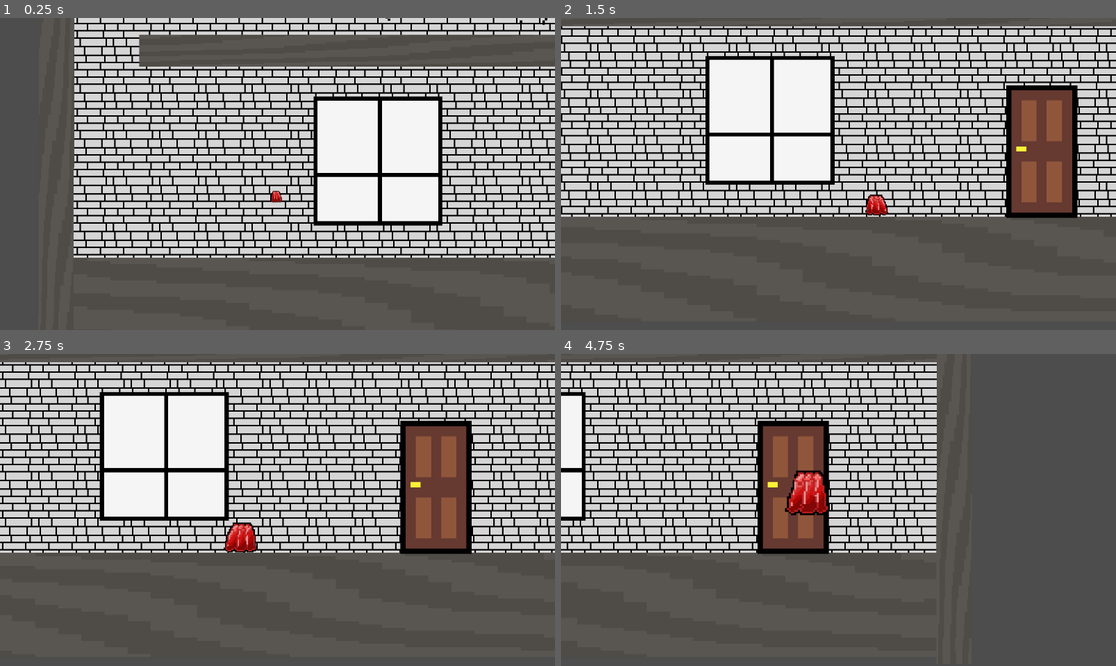
Above: before the commit, frames 1-4 (two rows, left to right).
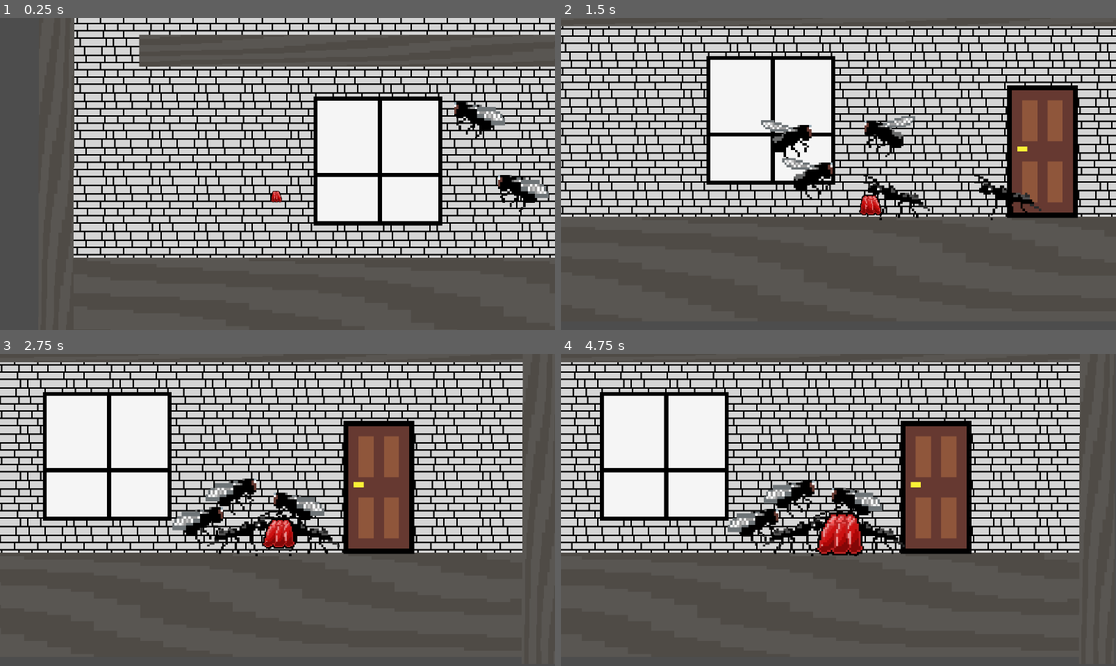
Above: after the commit, the same moments.

Repository: Razen-MIREA/metamorphozis
Game: Godot game, scene res://Game.tscn
The game is run twice, just before and just after one commit, with the same random seed, the same clock (stepped at 60 frames per second) and the same inputs.
Inputs (mouse positions are in pixels of both pictures, inside the frame that each line leads up to):
- Up to frame 1 (0.25 s): no input
- Up to frame 2 (1.5 s): move the mouse to (960, 158) at 0.52 s; hold D (right) from 0.53 s (still down); click (960, 158) at 0.67 s; tap Space (Jump) at 0.77 s; move the mouse to (727, 189) at 1.27 s
- Up to frame 3 (2.75 s): tap Space (Jump) at 1.52 s; move the mouse to (333, 441) at 2.02 s; release D (right) at 2.03 s; hold A (left) from 2.03 s (still down)
- Up to frame 4 (4.75 s): move the mouse to (810, 572) at 2.77 s; release A (left) at 2.78 s; hold D (right) 2.78-4.28 s; click (810, 572) at 2.92 s; tap Space (Jump) at 3.02, 3.77, 4.52 s; move the mouse to (1005, 556) at 3.52 s; move the mouse to (672, 463) at 4.27 s; hold A (left) from 4.28 s (still down)

The runs differ from the first frame. In frame 1, 1.0% of the frame differs, in the area x 69-99%, y 0-63%; in frame 2, 8.9%; in frame 3, 30%; in frame 4, 39%, in the area x 0-94%, y 2-65%.

Commit message:
Enemies
- added enemy logic
- health bar 'asset'

Diff:
--- a/Game.tscn
+++ b/Game.tscn
@@ -6,9 +6,9 @@
 [ext_resource type="Texture2D" uid="uid://bycv43sdpgedd" path="res://assets/sprites/Door.png" id="4_t88pq"]
 [ext_resource type="Texture2D" uid="uid://2cv57oy4lbpt" path="res://assets/sprites/HospitalWall.png" id="5_r0x5m"]
 [ext_resource type="Texture2D" uid="uid://dkr0dmj0qn41m" path="res://assets/sprites/Window.png" id="6_r0x5m"]
-[ext_resource type="Texture2D" uid="uid://gw261la74fsd" path="res://assets/sprites/Ant.png" id="7_3mrqo"]
-[ext_resource type="Texture2D" uid="uid://g7arax7utdm3" path="res://assets/sprites/Fly.png" id="8_joorw"]
 [ext_resource type="Texture2D" uid="uid://c83w7s5jgms7o" path="res://assets/sprites/LavenderRaf.png" id="9_2vekm"]
+[ext_resource type="PackedScene" uid="uid://bab08g5kn0ti5" path="res://models/Fly.tscn" id="9_yhmtn"]
+[ext_resource type="PackedScene" uid="uid://kfoyhp7by18b" path="res://models/Ant.tscn" id="9_yx171"]
 
 [sub_resource type="AtlasTexture" id="AtlasTexture_r0x5m"]
 atlas = ExtResource("1_xkndl")
@@ -153,67 +153,20 @@
 [sub_resource type="RectangleShape2D" id="RectangleShape2D_sb48q"]
 size = Vector2(31.94851, 33.463146)
 
-[sub_resource type="AtlasTexture" id="AtlasTexture_0mevm"]
-atlas = ExtResource("7_3mrqo")
-region = Rect2(0, 0, 64, 64)
-
-[sub_resource type="AtlasTexture" id="AtlasTexture_w2501"]
-atlas = ExtResource("7_3mrqo")
-region = Rect2(64, 0, 64, 64)
-
-[sub_resource type="SpriteFrames" id="SpriteFrames_jsoai"]
-animations = [{
-"frames": [{
-"duration": 1.0,
-"texture": SubResource("AtlasTexture_0mevm")
-}, {
-"duration": 1.0,
-"texture": SubResource("AtlasTexture_w2501")
-}],
-"loop": true,
-"name": &"Idle",
-"speed": 5.0
-}]
-
-[sub_resource type="RectangleShape2D" id="RectangleShape2D_3mrqo"]
-size = Vector2(22.461273, 15.878054)
-
-[sub_resource type="AtlasTexture" id="AtlasTexture_jsoai"]
-atlas = ExtResource("8_joorw")
-region = Rect2(0, 0, 64, 64)
-
-[sub_resource type="AtlasTexture" id="AtlasTexture_bisgb"]
-atlas = ExtResource("8_joorw")
-region = Rect2(64, 0, 64, 64)
-
-[sub_resource type="SpriteFrames" id="SpriteFrames_y5ctq"]
-animations = [{
-"frames": [{
-"duration": 1.0,
-"texture": SubResource("AtlasTexture_jsoai")
-}, {
-"duration": 1.0,
-"texture": SubResource("AtlasTexture_bisgb")
-}],
-"loop": true,
-"name": &"Idle",
-"speed": 12.0
-}]
-
 [node name="Node2D" type="Node2D" unique_id=211646541]
 
-[node name="CharacterBody2D" type="CharacterBody2D" parent="." unique_id=1214897973]
+[node name="Jelly" type="CharacterBody2D" parent="." unique_id=1214897973 groups=["Player"]]
 z_index = 10
 script = ExtResource("2_u44n3")
 
-[node name="AnimatedSprite2D" type="AnimatedSprite2D" parent="CharacterBody2D" unique_id=584388421]
+[node name="AnimatedSprite2D" type="AnimatedSprite2D" parent="Jelly" unique_id=584388421]
 texture_filter = 3
 position = Vector2(575, 324)
 scale = Vector2(4.4375005, 4.4375005)
 sprite_frames = SubResource("SpriteFrames_gwjdr")
 animation = &"Boom"
 
-[node name="Camera2D" type="Camera2D" parent="CharacterBody2D" unique_id=848754643]
+[node name="Camera2D" type="Camera2D" parent="Jelly" unique_id=848754643]
 position = Vector2(577, 324)
 zoom = Vector2(0.75, 0.75)
 process_callback = 0
@@ -221,7 +174,7 @@
 rotation_smoothing_enabled = true
 drag_vertical_enabled = true
 
-[node name="CollisionShape2D" type="CollisionShape2D" parent="CharacterBody2D" unique_id=4415864]
+[node name="CollisionShape2D" type="CollisionShape2D" parent="Jelly" unique_id=4415864]
 position = Vector2(569.00006, 337)
 scale = Vector2(4.4374976, 4.4374976)
 shape = SubResource("CircleShape2D_u44n3")
@@ -293,35 +246,22 @@
 scale = Vector2(-11.141564, -11.141564)
 texture = ExtResource("6_r0x5m")
 
-[node name="Ant" type="RigidBody2D" parent="." unique_id=1938575630]
-position = Vector2(1311, -149)
-
-[node name="AnimatedSprite2D" type="AnimatedSprite2D" parent="Ant" unique_id=1528248372]
-scale = Vector2(6.36, 6.36)
-sprite_frames = SubResource("SpriteFrames_jsoai")
-animation = &"Idle"
-frame_progress = 0.9803728
-
-[node name="CollisionShape2D" type="CollisionShape2D" parent="Ant" unique_id=1309476843]
-position = Vector2(5.877075, -16.5)
-scale = Vector2(4.975421, 4.975421)
-shape = SubResource("RectangleShape2D_3mrqo")
-
-[node name="Fly" type="RigidBody2D" parent="." unique_id=1426391755]
-position = Vector2(914, -160)
-
-[node name="AnimatedSprite2D" type="AnimatedSprite2D" parent="Fly" unique_id=448349256]
-scale = Vector2(6.36, 6.36)
-sprite_frames = SubResource("SpriteFrames_y5ctq")
-animation = &"Idle"
-frame_progress = 0.39419937
-
-[node name="CollisionShape2D" type="CollisionShape2D" parent="Fly" unique_id=1492784333]
-position = Vector2(-22, -28)
-scale = Vector2(4.975421, 4.975421)
-shape = SubResource("RectangleShape2D_3mrqo")
-
 [node name="LavenderRaf" type="Sprite2D" parent="." unique_id=90584577]
 position = Vector2(1593.9998, 2458.5408)
 scale = Vector2(105.71874, 39.4206)
 texture = ExtResource("9_2vekm")
+
+[node name="Fly" parent="." unique_id=1198269334 instance=ExtResource("9_yhmtn")]
+position = Vector2(533, -134)
+
+[node name="Fly2" parent="." unique_id=1280800841 instance=ExtResource("9_yhmtn")]
+position = Vector2(827, -75)
+
+[node name="Fly3" parent="." unique_id=870886942 instance=ExtResource("9_yhmtn")]
+position = Vector2(655, 75)
+
+[node name="Node2D" parent="." unique_id=35764899 instance=ExtResource("9_yx171")]
+position = Vector2(1224, 159)
+
+[node name="Node2D2" parent="." unique_id=519776133 instance=ExtResource("9_yx171")]
+position = Vector2(910, 166)
--- /dev/null
+++ b/fly_logic.gd
@@ -0,0 +1,19 @@
+extends CharacterBody2D
+
+var player = null
+const GRAVITY = 1800.0
+
+func _ready():
+	var players = get_tree().get_nodes_in_group("Player")
+	if players.size() > 0:
+		player = players[0]
+
+func _physics_process(delta):
+	if player:
+		var dir = (player.global_position - global_position).normalized()
+		# Плавное преследование без гравитации
+		velocity = velocity.lerp(dir * 250.0, 0.05)
+
+		$AnimatedSprite2D.flip_h = dir.x < 0
+		$AnimatedSprite2D.play("Idle")
+		move_and_slide()
--- /dev/null
+++ b/models/Ant.tscn
@@ -0,0 +1,45 @@
+[gd_scene format=3 uid="uid://kfoyhp7by18b"]
+
+[ext_resource type="Texture2D" uid="uid://gw261la74fsd" path="res://assets/sprites/Ant.png" id="1_6d58j"]
+[ext_resource type="Script" uid="uid://dbejtlwt5u12l" path="res://scripts/ant_logic.gd" id="1_yahas"]
+
+[sub_resource type="AtlasTexture" id="AtlasTexture_0mevm"]
+atlas = ExtResource("1_6d58j")
+region = Rect2(0, 0, 64, 64)
+
+[sub_resource type="AtlasTexture" id="AtlasTexture_w2501"]
+atlas = ExtResource("1_6d58j")
+region = Rect2(64, 0, 64, 64)
+
+[sub_resource type="SpriteFrames" id="SpriteFrames_yahas"]
+animations = [{
+"frames": [{
+"duration": 1.0,
+"texture": SubResource("AtlasTexture_0mevm")
+}, {
+"duration": 1.0,
+"texture": SubResource("AtlasTexture_w2501")
+}],
+"loop": true,
+"name": &"Idle",
+"speed": 5.0
+}]
+
+[sub_resource type="RectangleShape2D" id="RectangleShape2D_y1ll1"]
+size = Vector2(22.461273, 15.878054)
+
+[node name="Node2D" type="Node2D" unique_id=35764899]
+
+[node name="Ant" type="CharacterBody2D" parent="." unique_id=1982538305]
+script = ExtResource("1_yahas")
+
+[node name="AnimatedSprite2D" type="AnimatedSprite2D" parent="Ant" unique_id=1877975519]
+position = Vector2(584, 324)
+scale = Vector2(6.36, 6.36)
+sprite_frames = SubResource("SpriteFrames_yahas")
+animation = &"Idle"
+
+[node name="CollisionShape2D" type="CollisionShape2D" parent="Ant" unique_id=1509016327]
+position = Vector2(589.8771, 307.5)
+scale = Vector2(4.975421, 4.975421)
+shape = SubResource("RectangleShape2D_y1ll1")
--- /dev/null
+++ b/models/Fly.tscn
@@ -0,0 +1,45 @@
+[gd_scene format=3 uid="uid://bab08g5kn0ti5"]
+
+[ext_resource type="Script" uid="uid://cb40tws3qhtht" path="res://fly_logic.gd" id="1_m3m4b"]
+[ext_resource type="Texture2D" uid="uid://g7arax7utdm3" path="res://assets/sprites/Fly.png" id="2_u6w42"]
+
+[sub_resource type="AtlasTexture" id="AtlasTexture_jsoai"]
+atlas = ExtResource("2_u6w42")
+region = Rect2(0, 0, 64, 64)
+
+[sub_resource type="AtlasTexture" id="AtlasTexture_bisgb"]
+atlas = ExtResource("2_u6w42")
+region = Rect2(64, 0, 64, 64)
+
+[sub_resource type="SpriteFrames" id="SpriteFrames_i5jo3"]
+animations = [{
+"frames": [{
+"duration": 1.0,
+"texture": SubResource("AtlasTexture_jsoai")
+}, {
+"duration": 1.0,
+"texture": SubResource("AtlasTexture_bisgb")
+}],
+"loop": true,
+"name": &"Idle",
+"speed": 12.0
+}]
+
+[sub_resource type="RectangleShape2D" id="RectangleShape2D_6g26o"]
+size = Vector2(22.461273, 15.878054)
+
+[node name="Node2D" type="Node2D" unique_id=1198269334]
+
+[node name="Fly" type="CharacterBody2D" parent="." unique_id=1890574274]
+script = ExtResource("1_m3m4b")
+
+[node name="AnimatedSprite2D" type="AnimatedSprite2D" parent="Fly" unique_id=328931431]
+position = Vector2(584, 324)
+scale = Vector2(6.36, 6.36)
+sprite_frames = SubResource("SpriteFrames_i5jo3")
+animation = &"Idle"
+
+[node name="CollisionShape2D" type="CollisionShape2D" parent="Fly" unique_id=66530634]
+position = Vector2(562, 296)
+scale = Vector2(4.975421, 4.975421)
+shape = SubResource("RectangleShape2D_6g26o")
--- /dev/null
+++ b/models/health_bar.tscn
@@ -0,0 +1,30 @@
+[gd_scene format=3 uid="uid://bmap4qphkcm64"]
+
+[ext_resource type="Script" uid="uid://bjkp8hnw3nv8u" path="res://scripts/health_bar.gd" id="1_m7ell"]
+
+[sub_resource type="Gradient" id="Gradient_kdjhy"]
+offsets = PackedFloat32Array(1)
+colors = PackedColorArray(1, 0, 0, 1)
+
+[sub_resource type="GradientTexture1D" id="GradientTexture1D_srckl"]
+gradient = SubResource("Gradient_kdjhy")
+
+[sub_resource type="Gradient" id="Gradient_1r8bn"]
+offsets = PackedFloat32Array(0.99759614, 1)
+colors = PackedColorArray(0, 1, 0, 1, 1, 0, 0, 1)
+
+[sub_resource type="GradientTexture1D" id="GradientTexture1D_dxn08"]
+gradient = SubResource("Gradient_1r8bn")
+
+[node name="Node2D" type="Node2D" unique_id=2068928937]
+
+[node name="CanvasLayer" type="CanvasLayer" parent="." unique_id=925262641]
+script = ExtResource("1_m7ell")
+
+[node name="HealthRed" type="Sprite2D" parent="CanvasLayer" unique_id=1454234212]
+scale = Vector2(0.75, 40.233383)
+texture = SubResource("GradientTexture1D_srckl")
+
+[node name="HealthGreen" type="Sprite2D" parent="CanvasLayer" unique_id=215615649]
+scale = Vector2(0.7598138, 40)
+texture = SubResource("GradientTexture1D_dxn08")
--- a/project.godot
+++ b/project.godot
@@ -19,6 +19,10 @@
 
 version_control/plugin_name="GitPlugin"
 version_control/autoload_on_startup=true
+
+[global_group]
+
+Player=""
 
 [input]
 
--- /dev/null
+++ b/scripts/ant_logic.gd
@@ -0,0 +1,20 @@
+extends CharacterBody2D
+
+var player = null
+const GRAVITY = 1800.0
+
+func _ready():
+	var players = get_tree().get_nodes_in_group("Player")
+	if players.size() > 0:
+		player = players[0]
+
+func _physics_process(delta):
+	velocity.y += GRAVITY * delta
+
+	if player:
+		var dir_x = sign(player.global_position.x - global_position.x)
+		velocity.x = dir_x * 200.0
+
+		$AnimatedSprite2D.flip_h = dir_x > 0
+		$AnimatedSprite2D.play("Idle")
+	move_and_slide()
--- /dev/null
+++ b/scripts/health_bar.gd
@@ -0,0 +1,19 @@
+extends CanvasLayer
+
+var health = 100.0
+var healthMax = 100.0
+
+@onready var hr = $HealthRed
+@onready var hg = $HealthGreen
+
+func updHealth():
+	if health < 0.0: return
+	var percent: float = health / healthMax
+	hg.scale.x = hr.scale.x * percent
+
+func _ready() -> void:
+	updHealth()
+
+func _process(delta: float) -> void:
+	updHealth()
+	#health -= 10.0 * delta
Not shown, added: fly_logic.gd.uid
Not shown, added: scripts/ant_logic.gd.uid
Not shown, added: scripts/health_bar.gd.uid
